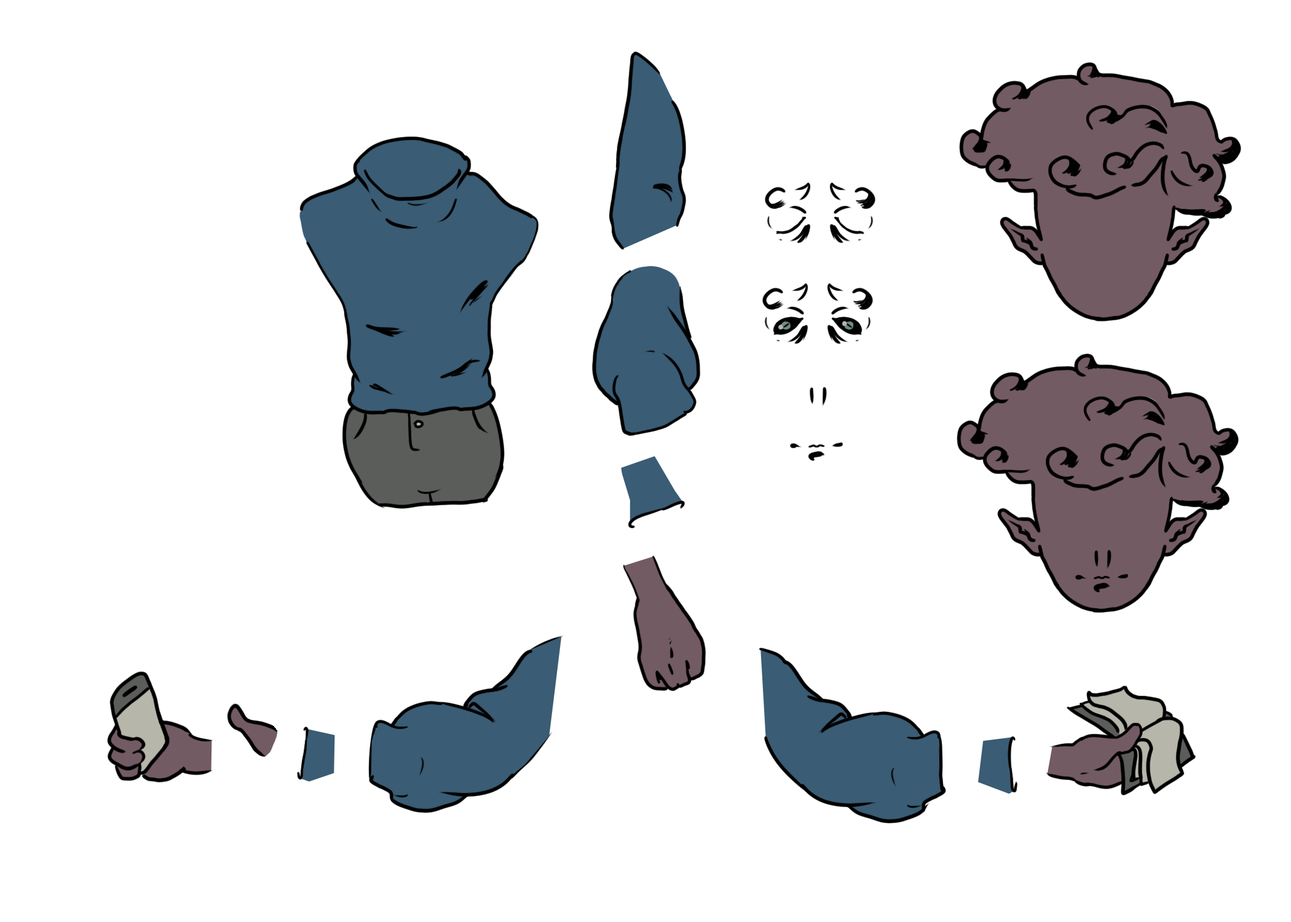
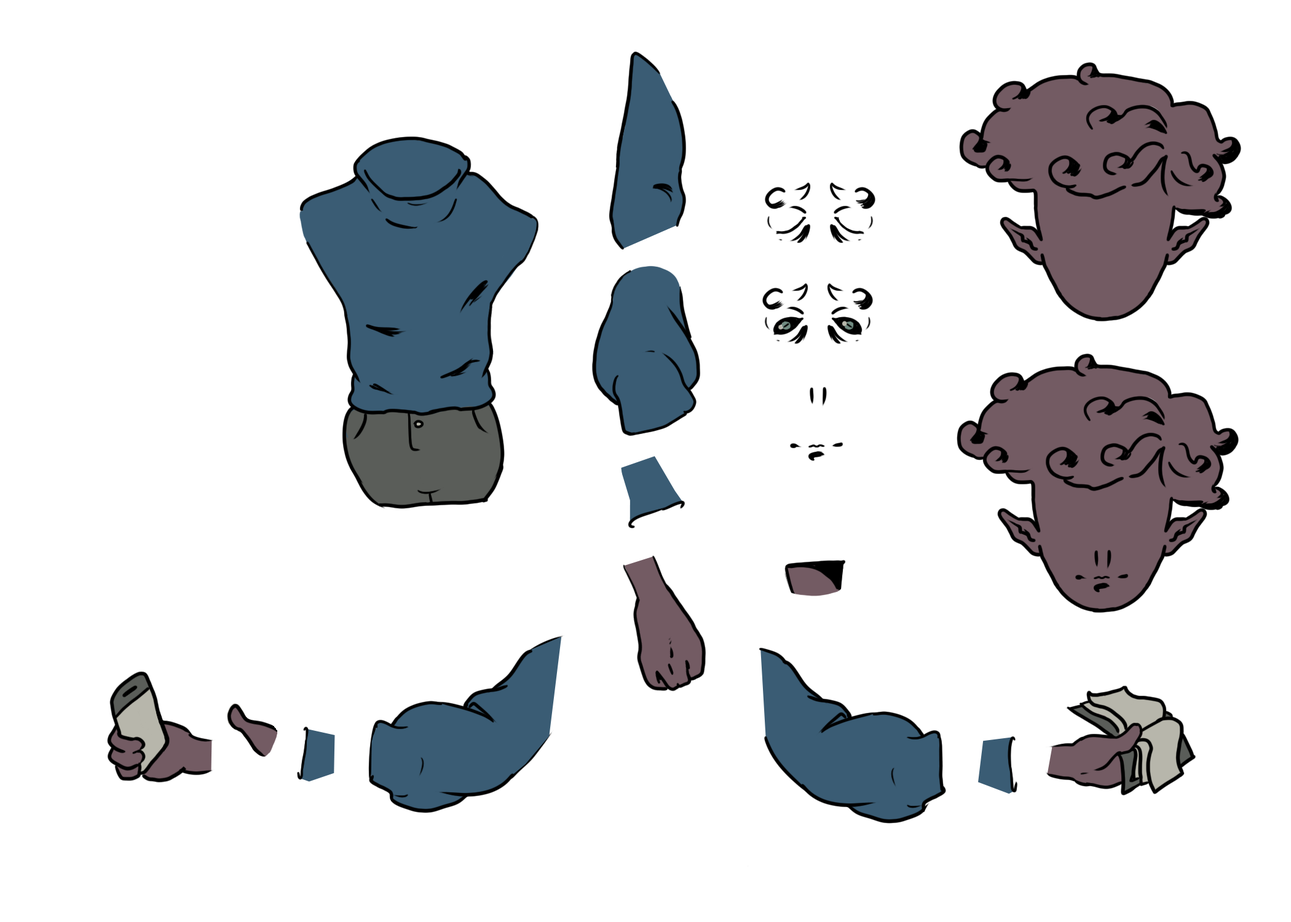
The second 1291px x 922px image is a revision of the first. Changes to its layers:
added layer "pescoço" above "manga esquerda extra" over [784, 559, 847, 597]
